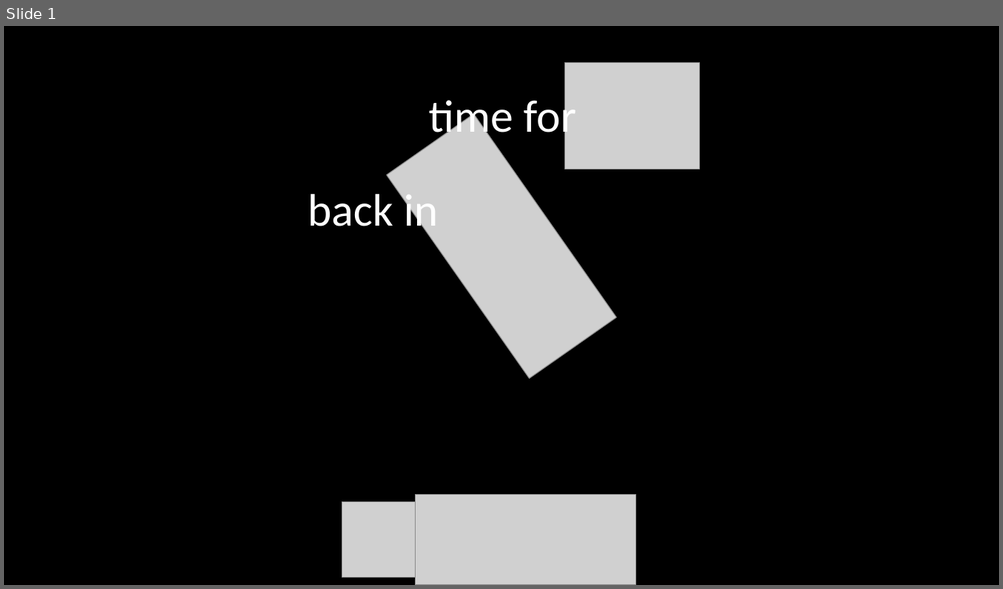
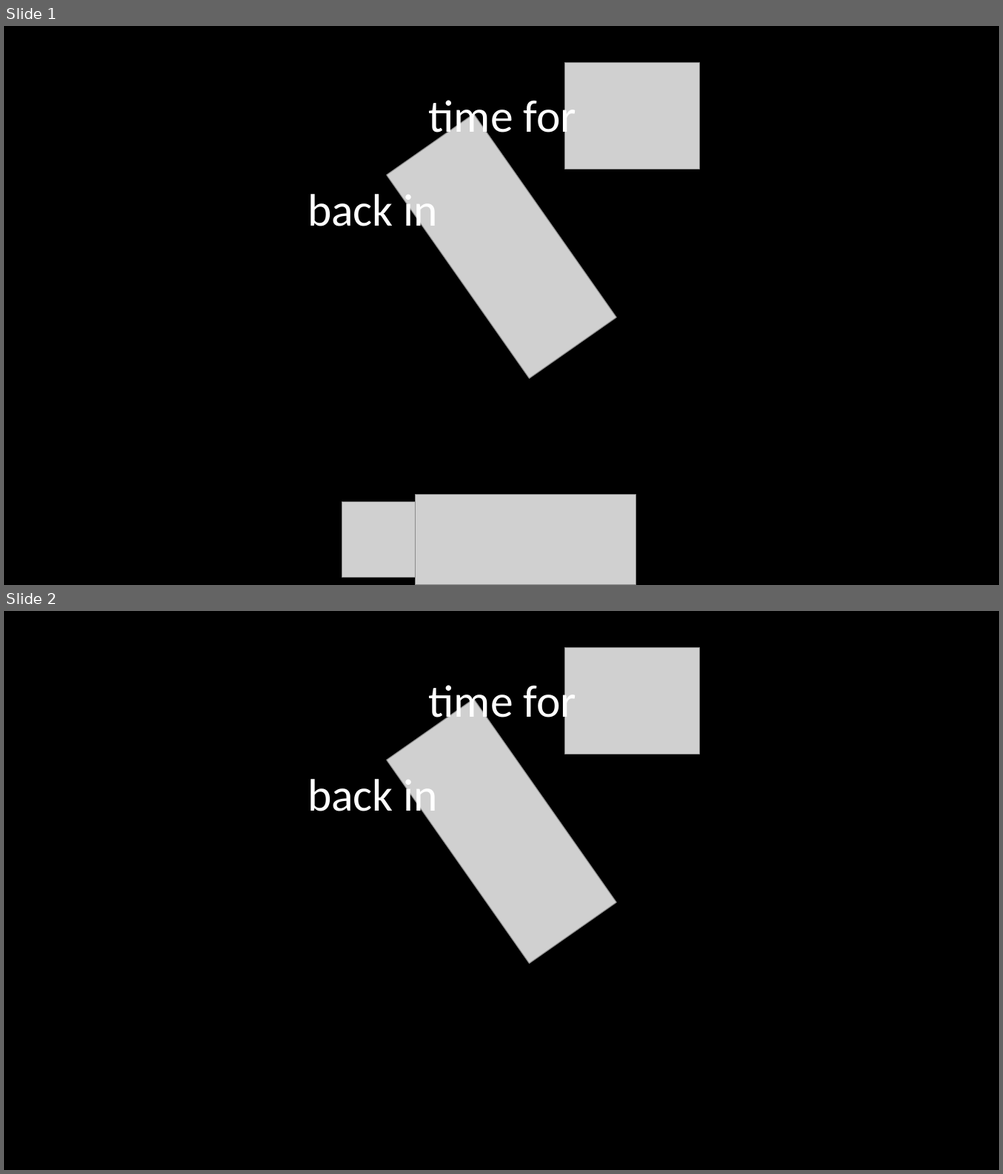
Before and after one commit to rajbos/html-timer, a slide deck: GitHub.pptx. Shown one above the other, each under a label of ours: slide 1 before the commit, slides 1 and 2 after it. The pictures are 1003x589 and 1003x1174 pixels, drawn with LibreOffice and Linux fonts; fonts in the diff are those of the drawing; grey boxes stand for pictures. Boxes give left, top, right and bottom in pixels: in the first picture for what was removed or moved away, otherwise in the second. Text is boxed around its words. In the diff, an @@ line names an element or a change of style, - is before the commit and + after.

```diff
--- a/GitHub.pptx
+++ b/GitHub.pptx
@@ slide 2 added at (4,611,999,1170), background #000000 @@
@@ picture added at (564,647,700,755) @@
@@ picture added at (387,699,616,964) @@
@@ text added at (429,678,576,727), 44 pt, text #FFFFFF @@
+time for
@@ text added at (307,779,438,822), 44 pt, text #FFFFFF @@
+back in
```
Also in this commit, not shown: 1 other slide added, 5 other files.
